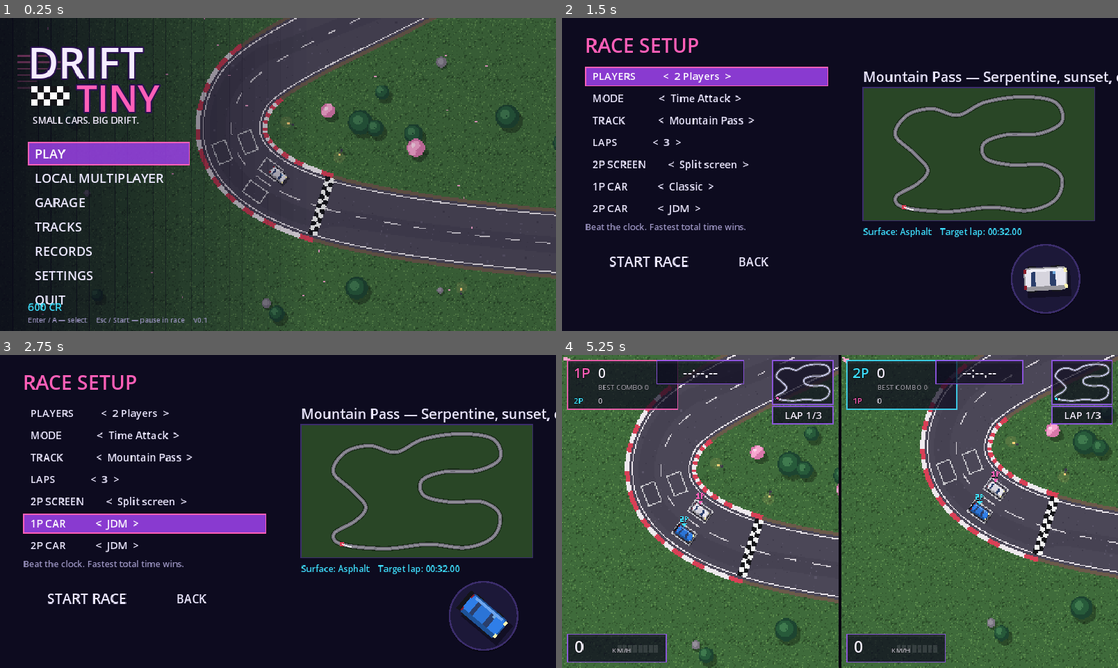
Above: before the commit, frames 1-4 (two rows, left to right).
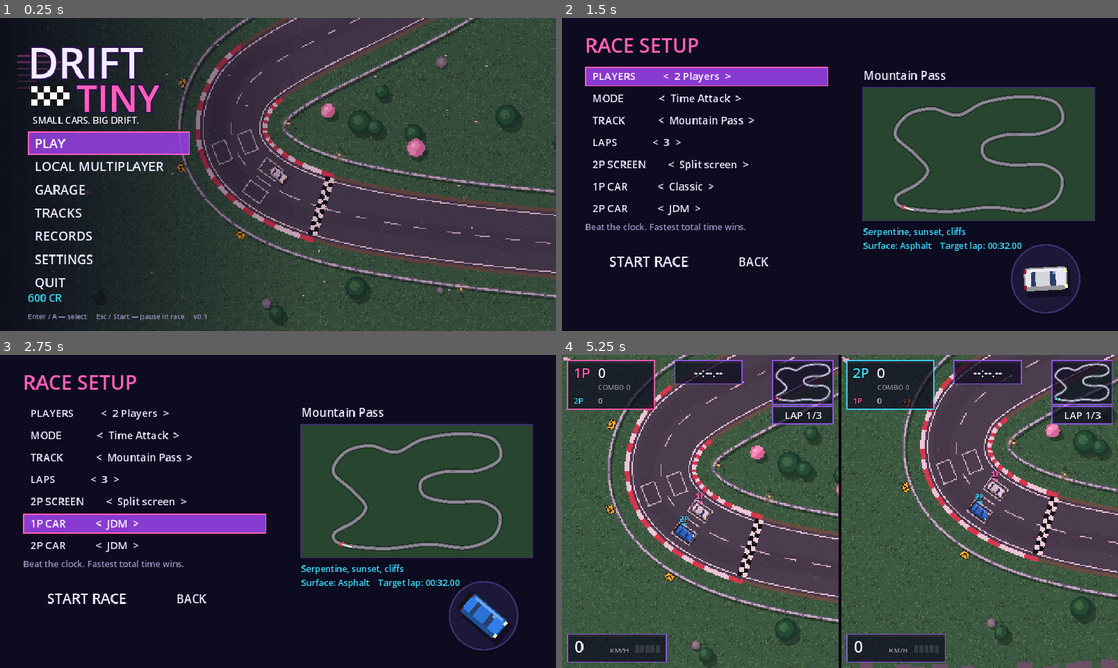
Above: after the commit, the same moments.

Repository: HitHalera-cyber/Hakaton
Game: Godot game, scene res://scenes/main_menu.tscn
Same seed, same stepped clock (60 frames per second), same inputs: the game is played once before the commit and once after it.
Inputs:
- Up to frame 1 (0.25 s): no input
- Up to frame 2 (1.5 s): click "PLAY" at 0.5 s; click "PLAYERS < 1 Player >" at 1.25 s
- Up to frame 3 (2.75 s): click "1P CAR < Classic >" at 2 s
- Up to frame 4 (5.25 s): click "1P CAR < JDM >" at 2.75 s; click "1P CAR < Classic >" at 3.5 s; click "1P CAR < JDM >" at 4.25 s; click "START RACE" at 5 s

The runs differ from the first frame. In frame 1, 9.2% of the frame differs, in the area x 5-100%, y 0-98%; in frame 2, 1.3%; in frame 3, 1.3%; in frame 4, 8.8%.
Error before the commit: Trying to assign value of type 'Color' to a variable of type 'String'. (res://scripts/race/track.gd:349)

Commit message:
Drift Tiny: fixes found by running in Godot 4.3, smoke and screenshot tests
- palette no longer parses wall_style as a colour (barriers failed to draw)
- cliff drawn without polygon triangulation
- split/shared HUD layout no longer overlaps, menu backdrop gradient stripes
- sunset tint on Mountain Pass, track subtitle no longer cut off

Co-Authored-By: Claude Opus 5.5 <noreply@anthropic.com>
Claude-Session: https://claude.ai/code/session_01D3JL6JbXWr7WCQ9be2qjMk

Diff:
--- a/drift_tiny/scripts/race/local_multiplayer_manager.gd
+++ b/drift_tiny/scripts/race/local_multiplayer_manager.gd
@@ -100,6 +100,8 @@
 				half.mouse_filter = Control.MOUSE_FILTER_IGNORE
 				halves.add_child(half)
 				_add_hud(half, h, true)
+			# One timer / minimap is enough on a shared screen.
+			(huds[-1] as RaceHUD).show_race_info = false
 	for c in cars:
 		(c as Car).set_shake_callback(_shake_for.bind(c))
 
--- a/drift_tiny/scripts/race/track.gd
+++ b/drift_tiny/scripts/race/track.gd
@@ -8,7 +8,7 @@
 
 const THEMES := {
 	"mountain": {
-		"ground": "3f6b3b", "ground_dark": "33582f", "ground_light": "58884a",
+		"ground": "3d6a48", "ground_dark": "32583c", "ground_light": "558a58",
 		"road": "4b4757", "road_dark": "3f3b4b", "road_light": "5a5568", "shoulder": "6b5a4a",
 		"line": "e9e4ea", "curb_a": "d94056", "curb_b": "efe9ee",
 		"wall": "c9cdd8", "wall_dark": "6c7080", "wall_style": "rail",
@@ -69,7 +69,9 @@
 	pal = {}
 	var raw: Dictionary = THEMES.get(theme_name, THEMES["mountain"])
 	for k in raw.keys():
-		pal[k] = Color.html(raw[k]) if typeof(raw[k]) == TYPE_STRING else raw[k]
+		# Everything except the few non-colour settings is a hex colour.
+		var is_color: bool = typeof(raw[k]) == TYPE_STRING and k != "wall_style"
+		pal[k] = Color.html(raw[k]) if is_color else raw[k]
 	_rng.seed = hash(data.id)
 	_shore = _compute_shore_y()
 	wall_left = data.wall_points(-1.0)
@@ -83,6 +85,11 @@
 	_add_layer("Scenery", 6, _draw_scenery)
 	if night:
 		_add_layer("Glow", 7, _draw_glow, false, true)
+	if theme_name == "mountain":
+		# Warm sunset light over the whole world.
+		var tint := CanvasModulate.new()
+		tint.color = Color(1.0, 0.84, 0.9)
+		add_child(tint)
 
 
 func _add_layer(layer_name: String, z: int, painter: Callable, repeat := false, additive := false) -> Node2D:
@@ -203,22 +210,16 @@
 		var x := r.position.x + rng.randf() * r.size.x
 		var y := shore + 10.0 + rng.randf() * (sea.size.y - 10.0)
 		ci.draw_rect(Rect2(x, y, rng.randf_range(3, 10), 1.0), Color("4a64b0"))
-	# Cliff: jagged band of rock between grass and water.
+	# Cliff: jagged band of rock between grass and water (drawn as columns,
+	# so no polygon triangulation is involved).
 	var x0 := r.position.x
-	var pts := PackedVector2Array()
-	pts.append(Vector2(x0, shore - 30.0))
 	var x := x0
 	while x < r.end.x:
-		pts.append(Vector2(x, shore - 24.0 + rng.randf_range(-8, 8)))
-		x += rng.randf_range(10, 24)
-	pts.append(Vector2(r.end.x, shore - 24.0))
-	pts.append(Vector2(r.end.x, shore + 8.0))
-	x = r.end.x
-	while x > x0:
-		pts.append(Vector2(x, shore + rng.randf_range(0, 10)))
-		x -= rng.randf_range(10, 24)
-	pts.append(Vector2(x0, shore + 6.0))
-	ci.draw_colored_polygon(pts, Color("6b5f70"))
+		var w := rng.randf_range(6, 14)
+		var top := shore - 24.0 + rng.randf_range(-8, 8)
+		var bottom := shore + rng.randf_range(2, 10)
+		ci.draw_rect(Rect2(x, top, w + 1.0, bottom - top), Color("6b5f70"))
+		x += w
 	for i in 120:
 		var px := x0 + rng.randf() * r.size.x
 		ci.draw_rect(Rect2(px, shore - 18.0 + rng.randf() * 22.0, 3, 2), Color("8a7e8e") if i % 2 == 0 else Color("4e4456"))
--- a/drift_tiny/scripts/ui/hud.gd
+++ b/drift_tiny/scripts/ui/hud.gd
@@ -17,6 +17,7 @@
 var ghost: Node2D
 var track: TrackData
 var compact := false      # split screen: narrower layout
+var show_race_info := true  # timer, minimap, lap (off for the 2nd HUD of a shared screen)
 
 var _font: Font
 var _popups: Array = []   # {text, pts, kind, t}
@@ -79,13 +80,13 @@
 	var col: Color = car.tag_color
 
 	# --- score panel (top-left)
-	var sp := Rect2(10, 10, 190 if compact else 230, 58 if rival_cars.is_empty() else 84)
+	var sp := Rect2(10, 10, 150 if compact else 230, 58 if rival_cars.is_empty() else 84)
 	_panel(sp, col)
 	_text(Vector2(sp.position.x + 10, sp.position.y + 30), "%dP" % maxi(car.player_index, 1), 24, col)
 	_text(Vector2(sp.position.x + 52, sp.position.y + 30), _fmt_points(car.scoring.total), 24, WHITE)
 	if car.scoring.in_chain:
-		_text(Vector2(sp.end.x - 52, sp.position.y + 30), "x%.1f" % car.scoring.multiplier, 18, PINK)
-	_text(Vector2(sp.position.x + 52, sp.position.y + 50), "BEST COMBO %s" % _fmt_points(car.scoring.best_combo), 12, Color(WHITE, 0.6))
+		_text(Vector2(sp.end.x - 46, sp.position.y + 30), "x%.1f" % car.scoring.multiplier, 16, PINK)
+	_text(Vector2(sp.position.x + 52, sp.position.y + 50), ("COMBO %s" if compact else "BEST COMBO %s") % _fmt_points(car.scoring.best_combo), 12, Color(WHITE, 0.6))
 	var ry := sp.position.y + 74
 	for r in rival_cars:
 		var rc := r as Car
@@ -93,22 +94,29 @@
 		_text(Vector2(sp.position.x + 52, ry), _fmt_points(rc.scoring.total), 14, Color(WHITE, 0.8))
 		ry += 16
 
+	_draw_race_info(w, info)
+	_draw_bottom(w, h)
+
+
+func _draw_race_info(w: float, info: Dictionary) -> void:
+	if not show_race_info:
+		return
 	# --- timer (top-centre)
 	var t: float = race.elapsed_for(car)
-	var tw := 150.0
-	var tr := Rect2(w * 0.5 - tw * 0.5, 10, tw, 40)
+	var tw := 116.0 if compact else 150.0
+	var tr := Rect2(w * 0.5 - tw * 0.5 + (14.0 if compact else 0.0), 10, tw, 40)
 	_panel(tr, EDGE)
-	_text_c(Vector2(w * 0.5, tr.position.y + 29), format_time(t), 24, WHITE)
+	_text_c(Vector2(tr.get_center().x, tr.position.y + 28), format_time(t), 20 if compact else 24, WHITE)
 	var sub := ""
 	if float(info.get("last_lap", 0.0)) > 0.0:
 		sub = "LAST %s" % format_time(info["last_lap"])
 	if float(info.get("best_lap", 0.0)) > 0.0:
 		sub += "   BEST %s" % format_time(info["best_lap"])
 	if sub != "":
-		_text_c(Vector2(w * 0.5, tr.end.y + 16), sub, 12, Color(WHITE, 0.75))
+		_text_c(Vector2(tr.get_center().x, tr.end.y + 16), sub, 12, Color(WHITE, 0.75))
 	var mode_line: String = race.mode_line(car)
 	if mode_line != "":
-		_text_c(Vector2(w * 0.5, tr.end.y + (32 if sub != "" else 16)), mode_line, 14, PINK)
+		_text_c(Vector2(tr.get_center().x, tr.end.y + (32 if sub != "" else 16)), mode_line, 14, PINK)
 
 	# --- minimap + lap + position (top-right)
 	var mw := 104.0 if compact else 130.0
@@ -122,18 +130,21 @@
 	_text_c(Vector2(lr.get_center().x, lr.position.y + 22), lap_text, 18, WHITE)
 	var pos: int = info.get("position", 0)
 	if pos > 0 and int(info.get("racers", 1)) > 1:
-		_text(Vector2(mr.position.x - 58, mr.position.y + 34), _ordinal(pos), 26, PINK if pos == 1 else WHITE)
-
+		_text_c(Vector2(lr.get_center().x, lr.end.y + 30), _ordinal(pos), 26, PINK if pos == 1 else WHITE)
+
+
+func _draw_bottom(w: float, h: float) -> void:
+	var info: Dictionary = race.racer_info(car)
 	# --- speed (bottom-left)
 	var kr := Rect2(10, h - 58, 170 if compact else 200, 48)
 	_panel(kr, EDGE)
 	_text(Vector2(kr.position.x + 12, kr.position.y + 32), "%d" % car.kmh(), 28, WHITE)
-	_text(Vector2(kr.position.x + 76, kr.position.y + 32), "KM/H", 12, Color(WHITE, 0.7))
-	var segs := 8
+	_text(Vector2(kr.position.x + 72, kr.position.y + 32), "KM/H", 12, Color(WHITE, 0.7))
+	var segs := 5 if compact else 8
 	var fill := int(round(clampf(car.speed / car.stats.max_speed, 0.0, 1.0) * segs))
 	for i in segs:
 		var c := PINK.lerp(PURPLE, float(i) / segs) if i < fill else Color(1, 1, 1, 0.12)
-		draw_rect(Rect2(kr.position.x + 116 + i * 9 - (30 if compact else 0), kr.position.y + 18, 7, 14), c)
+		draw_rect(Rect2(kr.position.x + (116 if compact else 122) + i * 9, kr.position.y + 18, 7, 14), c)
 	if not car.on_road:
 		_text(Vector2(kr.position.x, kr.position.y - 8), "OFF ROAD", 12, Color("ffb347"))
 	elif car.surface_name == "ice":
--- a/drift_tiny/scripts/ui/main_menu.gd
+++ b/drift_tiny/scripts/ui/main_menu.gd
@@ -20,9 +20,9 @@
 	add_child(logo)
 
 	_menu = VBoxContainer.new()
-	_menu.position = Vector2(48, 214)
+	_menu.position = Vector2(48, 196)
 	_menu.custom_minimum_size = Vector2(280, 0)
-	_menu.add_theme_constant_override("separation", 2)
+	_menu.add_theme_constant_override("separation", 0)
 	add_child(_menu)
 	var items := [
 		["PLAY", _on_play],
@@ -35,14 +35,14 @@
 	]
 	for it in items:
 		var b := UiTheme.button(it[0], it[1], 22)
-		b.custom_minimum_size = Vector2(280, 36)
+		b.custom_minimum_size = Vector2(280, 34)
 		_menu.add_child(b)
 
 	_credits = UiTheme.label("", 18, UiTheme.CYAN)
-	_credits.position = Vector2(48, 486)
+	_credits.position = Vector2(48, 470)
 	add_child(_credits)
 	var hint := UiTheme.label("Enter / A — select     Esc / Start — pause in race     v0.1", 12, UiTheme.DIM)
-	hint.position = Vector2(48, 512)
+	hint.position = Vector2(48, 506)
 	add_child(hint)
 	_toast = UiTheme.label("", 16, UiTheme.PINK)
 	_toast.position = Vector2(560, 500)
--- a/drift_tiny/scripts/ui/menu_backdrop.gd
+++ b/drift_tiny/scripts/ui/menu_backdrop.gd
@@ -76,8 +76,12 @@
 	func _draw() -> void:
 		var w := size.x
 		if left:
+			# Whole-pixel columns that never overlap (overlaps showed as stripes).
 			var steps := 24
+			var band := w * 0.55
 			for i in steps:
 				var a := 0.85 * (1.0 - float(i) / steps)
-				draw_rect(Rect2(i * (w * 0.55 / steps), 0, w * 0.55 / steps + 1, size.y), Color(0.03, 0.02, 0.09, a))
+				var x0 := floorf(band * i / steps)
+				var x1 := floorf(band * (i + 1) / steps)
+				draw_rect(Rect2(x0, 0, x1 - x0, size.y), Color(0.03, 0.02, 0.09, a))
 		draw_rect(Rect2(0, 0, w, size.y), Color(0.03, 0.02, 0.09, 0.15))
--- a/drift_tiny/scripts/ui/race_setup.gd
+++ b/drift_tiny/scripts/ui/race_setup.gd
@@ -75,8 +75,10 @@
 	buttons.add_child(back)
 
 	# Right side: track preview, record, car.
-	_track_name = UiTheme.label("", 24, UiTheme.TEXT)
+	_track_name = UiTheme.label("", 20, UiTheme.TEXT)
 	_track_name.position = Vector2(520, 84)
+	_track_name.size = Vector2(400, 30)
+	_track_name.clip_text = true
 	add_child(_track_name)
 	_preview = Widgets.TrackPreview.new()
 	_preview.position = Vector2(520, 120)
@@ -136,8 +138,8 @@
 		_track.disabled = false
 	var td := Game.track_data(tid)
 	_preview.set_track(td)
-	_track_name.text = "%s — %s" % [td.name, td.subtitle] if m != "championship" else "Championship: all %d tracks" % Game.tracks.size()
-	var lines: PackedStringArray = []
+	_track_name.text = td.name if m != "championship" else "Championship: all %d tracks" % Game.tracks.size()
+	var lines: PackedStringArray = [td.subtitle]
 	var rec := SaveManager.get_record(tid, m if m != "practice" else "practice")
 	if rec.has("best_time"):
 		lines.append("Best race (3 laps): %s" % RaceHUD.format_time(float(rec["best_time"])))
--- /dev/null
+++ b/drift_tiny/tests/screenshots.gd
@@ -0,0 +1,60 @@
+extends Node
+## Renders screenshots of menus and races (needs a display, e.g. xvfb-run).
+## Run:  xvfb-run godot --path . --fixed-fps 60 res://tests/screenshots.tscn -- <out_dir>
+
+var _out := "user://shots"
+
+
+func _ready() -> void:
+	var args := OS.get_cmdline_user_args()
+	if args.size() > 0:
+		_out = args[0]
+	DirAccess.make_dir_recursive_absolute(_out)
+	get_parent().remove_child.call_deferred(self)
+	get_tree().root.add_child.call_deferred(self)
+	_run.call_deferred()
+
+
+func _wait(sec: float) -> void:
+	for i in int(sec * 60.0):
+		await get_tree().process_frame
+
+
+func _shot(name: String) -> void:
+	await RenderingServer.frame_post_draw
+	var img := get_viewport().get_texture().get_image()
+	img.save_png(_out.path_join(name + ".png"))
+	print("shot ", name)
+
+
+func _race(players: int, mode: String, track: String, view: String, sec: float, name: String) -> void:
+	Game.players = players
+	Game.mode = mode
+	Game.laps = 3
+	Game.view_mode = view
+	Game.track_id = track
+	Game.goto("race")
+	await _wait(0.1)
+	var race := get_tree().current_scene as RaceManager
+	for h in race.humans:
+		(h as Car).controller = AutopilotController.new(1.0, 0.0, 9)
+		((h as Car).controller as AutopilotController).drift_happy = 1.0
+	await _wait(sec)
+	await _shot(name)
+
+
+func _run() -> void:
+	Game.goto("menu")
+	await _wait(6.0)
+	await _shot("01_menu")
+	Game.goto("setup")
+	await _wait(0.5)
+	await _shot("02_setup")
+	Game.goto("garage")
+	await _wait(0.5)
+	await _shot("03_garage")
+	await _race(1, "time_attack", "mountain", "split", 9.5, "04_mountain_1p")
+	await _race(2, "versus", "neon", "split", 11.0, "05_neon_split")
+	await _race(2, "coop", "forest", "shared", 12.0, "06_forest_shared")
+	await _race(1, "drift_attack", "snow", "split", 13.0, "07_snow_1p")
+	get_tree().quit()
--- /dev/null
+++ b/drift_tiny/tests/screenshots.tscn
@@ -0,0 +1,6 @@
+[gd_scene load_steps=2 format=3]
+
+[ext_resource type="Script" path="res://tests/screenshots.gd" id="1_script"]
+
+[node name="Screenshots" type="Node"]
+script = ExtResource("1_script")
--- /dev/null
+++ b/drift_tiny/tests/smoke_test.gd
@@ -0,0 +1,75 @@
+extends Node
+## Headless smoke test: opens every menu, then plays one race per config with
+## the CPU driving the "human" cars, and reports how each race ended.
+## Run:  godot --headless --path . --fixed-fps 60 res://tests/smoke_test.tscn
+
+const CONFIGS := [
+	{"players": 1, "mode": "time_attack", "track": "mountain"},
+	{"players": 1, "mode": "drift_attack", "track": "neon"},
+	{"players": 1, "mode": "ghost", "track": "forest"},
+	{"players": 1, "mode": "championship", "track": "mountain"},
+	{"players": 1, "mode": "practice", "track": "snow"},
+	{"players": 2, "mode": "versus", "track": "snow", "view": "split"},
+	{"players": 2, "mode": "coop", "track": "mountain", "view": "shared"},
+	{"players": 2, "mode": "time_attack", "track": "forest", "view": "split"},
+]
+const RACE_TIMEOUT := 90.0
+
+var _failures := 0
+
+
+func _ready() -> void:
+	get_parent().remove_child.call_deferred(self)
+	get_tree().root.add_child.call_deferred(self)
+	_run.call_deferred()
+
+
+func _frames(n: int) -> void:
+	for i in n:
+		await get_tree().physics_frame
+
+
+func _run() -> void:
+	await _frames(2)
+	for key in ["menu", "setup", "garage", "records", "settings"]:
+		Game.goto(key)
+		await _frames(30)
+		print("SCENE ok: ", key, " -> ", get_tree().current_scene.name)
+	for cfg in CONFIGS:
+		await _race(cfg)
+	print("SMOKE DONE, failures: ", _failures)
+	get_tree().quit(1 if _failures > 0 else 0)
+
+
+func _race(cfg: Dictionary) -> void:
+	Game.players = cfg["players"]
+	Game.mode = cfg["mode"]
+	Game.laps = 1
+	Game.view_mode = cfg.get("view", "split")
+	if Game.mode == "championship":
+		Game.start_championship()
+	else:
+		Game.track_id = cfg["track"]
+	Game.goto("race")
+	await _frames(3)
+	var race := get_tree().current_scene as RaceManager
+	if race == null:
+		_failures += 1
+		print("FAIL no race scene for ", cfg)
+		return
+	for h in race.humans:
+		(h as Car).controller = AutopilotController.new(0.95, 0.0, 5)
+	var t := 0.0
+	var limit := 45.0 if Game.mode == "practice" else RACE_TIMEOUT
+	while t < limit and race.state != "results":
+		await get_tree().physics_frame
+		t += 1.0 / 60.0
+	var line := "%s %dP %s: state=%s t=%.1fs" % [Game.mode, Game.players, race.track_data.id, race.state, t]
+	for c in race.cars:
+		var info: Dictionary = race.racers[c]
+		line += " | %s laps=%d best=%.1f score=%d combo=%d" % [info["name"], int(info["laps_done"]),
+				float(info["best_lap"]), (c as Car).scoring.total, (c as Car).scoring.best_combo]
+	var ok := race.state == "results" or (Game.mode == "practice" and int(race.racers[race.humans[0]]["laps_done"]) >= 1)
+	if not ok:
+		_failures += 1
+	print(("RACE ok: " if ok else "RACE FAIL: ") + line)
--- /dev/null
+++ b/drift_tiny/tests/smoke_test.tscn
@@ -0,0 +1,6 @@
+[gd_scene load_steps=2 format=3]
+
+[ext_resource type="Script" path="res://tests/smoke_test.gd" id="1_script"]
+
+[node name="SmokeTest" type="Node"]
+script = ExtResource("1_script")
Not shown, added: drift_tiny/icon.svg.import
Not shown, changed: drift_tiny/README.md
